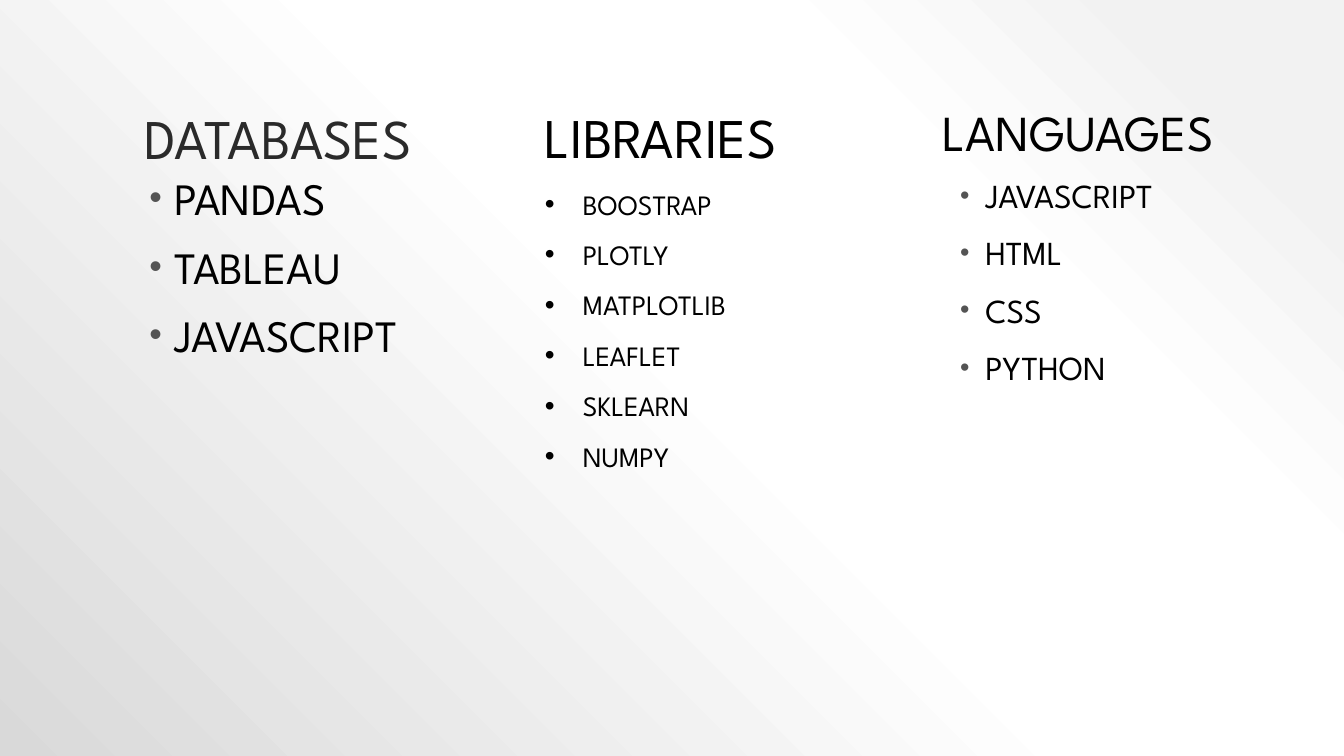
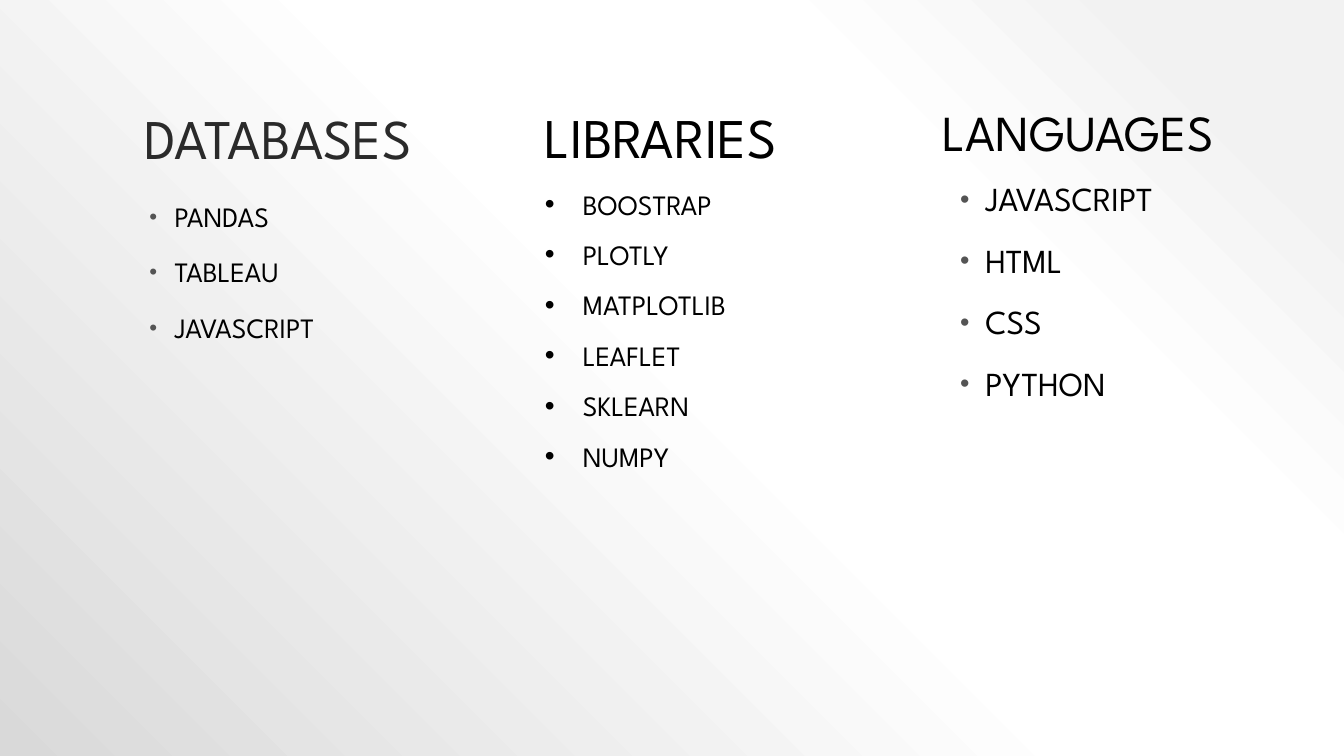
Before and after one commit to Jordanmyer92/COVID-Part-3, a slide deck: slide 4 of PROJECT_3_PRESENTATION (2).pptx. Drawn at 1344x756 pixels with LibreOffice and Linux fonts; fonts in the diff are those of the drawing. Boxes give left, top, right and bottom in pixels: in the first picture for what was removed or moved away, otherwise in the second. Text is boxed around its words. In the diff, an @@ line names an element or a change of style, - is before the commit and + after.

Commit message:
tableau added

```diff
--- a/PROJECT_3_PRESENTATION (2).pptx
+++ b/PROJECT_3_PRESENTATION (2).pptx
@@ text "JAVASCRIPT" at box(985, 188, 1152, 397): line spacing 0.8 to 0.9 @@
@@ text "PANDAS": place and size @@
-text "PANDAS" at box(175, 185, 398, 353)
+text "PANDAS" at box(175, 208, 315, 339)
@@ text "PANDAS" at box(175, 208, 315, 339): size 32 to 20 pt; line spacing 0.8 to 0.9 @@
```
Also in this commit, not shown: 5 other slides changed, 1 other file.
